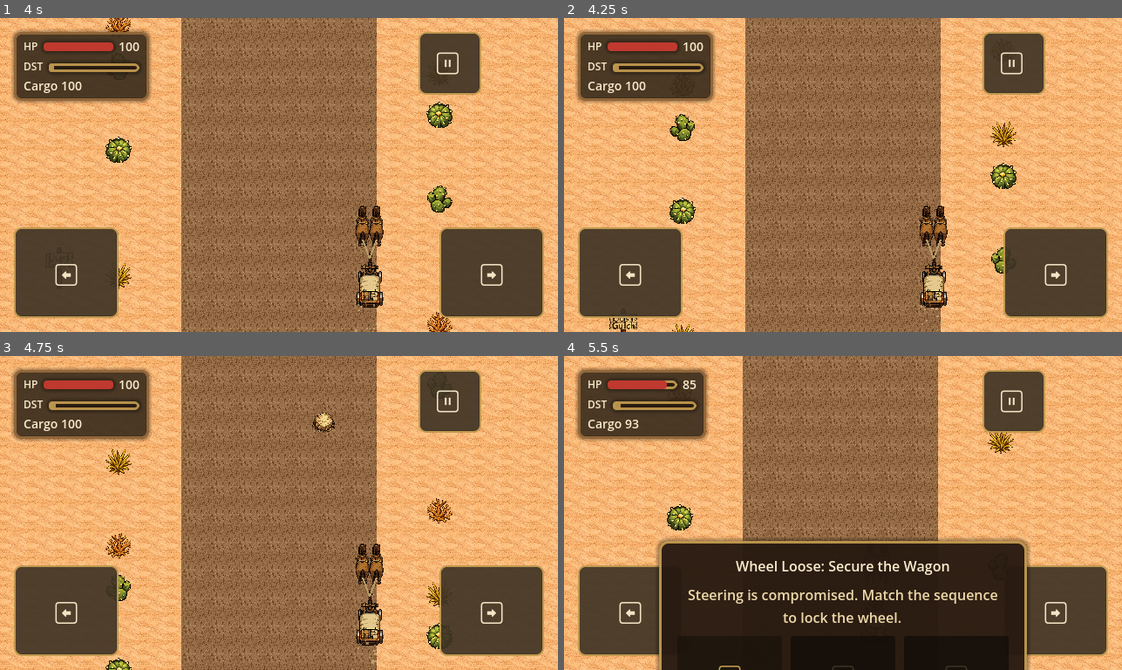
Above: before the commit, frames 1-4 (two rows, left to right).
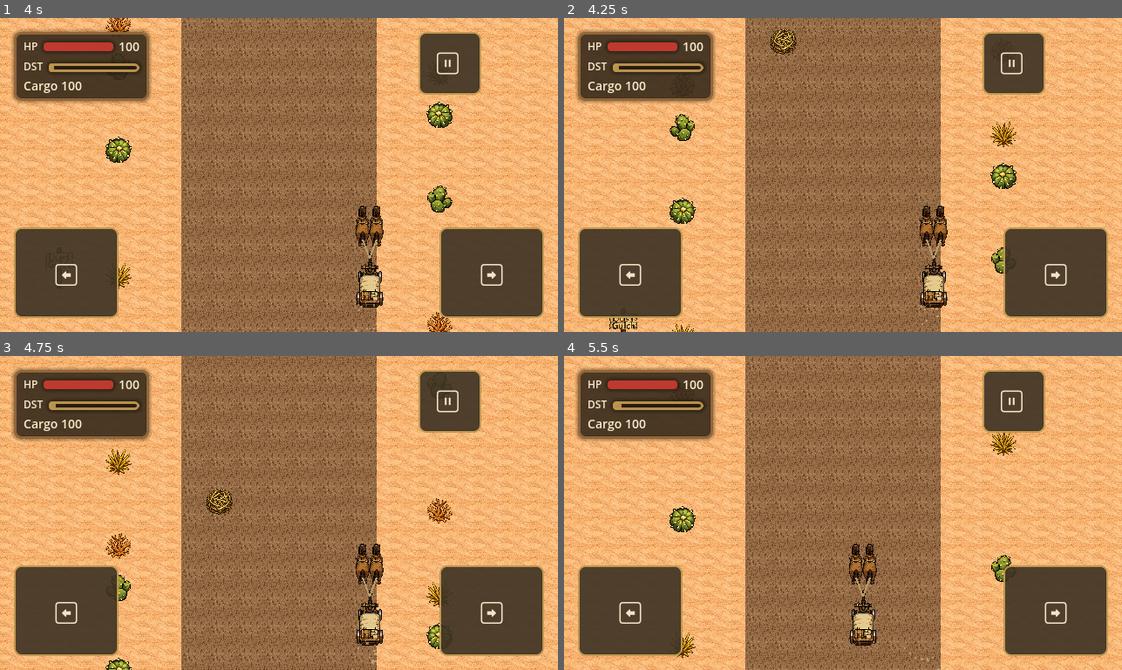
Above: after the commit, the same moments.

Repository: bbenefield89/The-Last-Delivery-to-Dust-Gulch
Game: Godot game, scene res://Scenes/AppRoot/AppRoot.tscn
Same seed, same stepped clock (60 frames per second), same inputs: the game is played once before the commit and once after it. Sound files missing from this copy of the repository are replaced by a short silence.
Inputs (mouse positions are in pixels of both pictures, inside the frame that each line leads up to):
- Up to frame 1 (4 s): click "Play" at 0.5 s; click "Play" at 1.25 s; tap Enter (ui_accept) at 2, 2.27 s; move the mouse to (401, 159) at 2.02 s; hold D (steer_right) 2.03-2.75 s; tap T (return_to_title) at 2.1 s; click (401, 159) at 2.17 s; drag from (167, 190) to (251, 237) at 2.77 s; move the mouse to (334, 105) at 3.52 s; hold D (steer_right) from 3.53 s (still down); tap Alt at 3.6 s
- Up to frame 2 (4.25 s): keep holding D (steer_right)
- Up to frame 3 (4.75 s): release D (steer_right) at 4.25 s; drag from (251, 575) to (111, 465) at 4.27 s
- Up to frame 4 (5.5 s): move the mouse to (1010, 560) at 5.02 s; hold A (steer_left) from 5.03 s (still down); tap Backspace at 5.1 s; tap Enter (ui_accept) at 5.27 s

Frame 1 is identical in both runs. In frame 2, 0.3% of the frame differs, in the area x 36-42%, y 3-12%; in frame 3, 0.5%; in frame 4, 46%, in the area x 0-100%, y 0-100%.

Commit message:
feat(recovery): generate prompt sequences in run scene

Diff:
--- a/Scenes/RunScene/run_scene.gd
+++ b/Scenes/RunScene/run_scene.gd
@@ -60,6 +60,10 @@
 const HORSE_PANIC_WOBBLE_FREQUENCY := 10.0
 const BAD_LUCK_INTERVAL_EARLY := 13.0
 const BAD_LUCK_INTERVAL_LATE := 8.0
+const RECOVERY_PROMPT_POOL: Array[StringName] = [
+	&"steer_left",
+	&"steer_right",
+]
 const WHEEL_LOOSE_RECOVERY_SEQUENCE: Array[StringName] = [
 	&"steer_left",
 	&"steer_right",
@@ -116,6 +120,7 @@
 var _tumbleweed_impact_serial := 0
 var _pause_menu_open := false
 var _onboarding_active := false
+var _recovery_sequence_generator: RecoverySequenceGenerator = RecoverySequenceGenerator.new()
 
 @onready var _backdrop: Sprite2D = $World/Backdrop
 @onready var _road: Sprite2D = $World/Road
@@ -638,21 +643,34 @@
 	_run_state.current_speed = 0.0
 
 
+## Ensures the active failure owns a generated recovery sequence with the correct duration.
 func _sync_recovery_sequence() -> void:
 	if _run_state == null:
 		return
 
 	if _run_state.active_failure == &"wheel_loose":
 		if not _run_state.has_active_recovery_sequence():
-			_run_state.start_recovery_sequence(WHEEL_LOOSE_RECOVERY_SEQUENCE, WHEEL_LOOSE_RECOVERY_DURATION)
+			_start_generated_recovery_sequence(WHEEL_LOOSE_RECOVERY_DURATION)
 		return
 	if _run_state.active_failure == &"horse_panic":
 		if not _run_state.has_active_recovery_sequence():
-			_run_state.start_recovery_sequence(HORSE_PANIC_RECOVERY_SEQUENCE, HORSE_PANIC_RECOVERY_DURATION)
+			_start_generated_recovery_sequence(HORSE_PANIC_RECOVERY_DURATION)
 		return
 
 	if _run_state.has_active_recovery_sequence():
 		_run_state.clear_recovery_sequence()
+
+
+## Starts one generated recovery prompt sequence using route progress and the shared prompt pool.
+func _start_generated_recovery_sequence(duration: float) -> void:
+	if _run_state == null:
+		return
+
+	var recovery_sequence := _recovery_sequence_generator.generate_sequence(
+		_run_state.get_delivery_progress_ratio(),
+		RECOVERY_PROMPT_POOL
+	)
+	_run_state.start_recovery_sequence(recovery_sequence, duration)
 
 
 ## Routes pause, onboarding, and recovery input for the run scene.
--- a/Scripts/Failures/recovery_sequence_generator.gd
+++ b/Scripts/Failures/recovery_sequence_generator.gd
@@ -38,11 +38,11 @@
 
 ## Builds a prompt sequence from progress only, allowing repeated prompts when rolled.
 func generate_sequence(route_progress_ratio: float, prompt_pool: Array[StringName]) -> Array[StringName]:
-	var normalized_progress := clamp(route_progress_ratio, 0.0, 1.0)
+	var normalized_progress: float = clamp(route_progress_ratio, 0.0, 1.0)
 	if prompt_pool.is_empty():
 		return []
 
-	var sequence_length := _roll_sequence_length(normalized_progress)
+	var sequence_length: int = _roll_sequence_length(normalized_progress)
 	var sequence: Array[StringName] = []
 	for index in range(sequence_length):
 		sequence.append(_roll_prompt(prompt_pool))
@@ -61,7 +61,7 @@
 
 ## Rolls one prompt from the supplied pool, allowing the same prompt to repeat.
 func _roll_prompt(prompt_pool: Array[StringName]) -> StringName:
-	var prompt_index := _rng.randi_range(0, prompt_pool.size() - 1)
+	var prompt_index: int = _rng.randi_range(0, prompt_pool.size() - 1)
 	return prompt_pool[prompt_index]
 
 
@@ -71,7 +71,7 @@
 	for length_weight in length_weights:
 		total_weight += int(length_weight["weight"])
 
-	var roll := _rng.randi_range(1, total_weight)
+	var roll: int = _rng.randi_range(1, total_weight)
 	var running_total := 0
 	for length_weight in length_weights:
 		running_total += int(length_weight["weight"])
Not shown, changed: kanban_tasks_data.kanban
